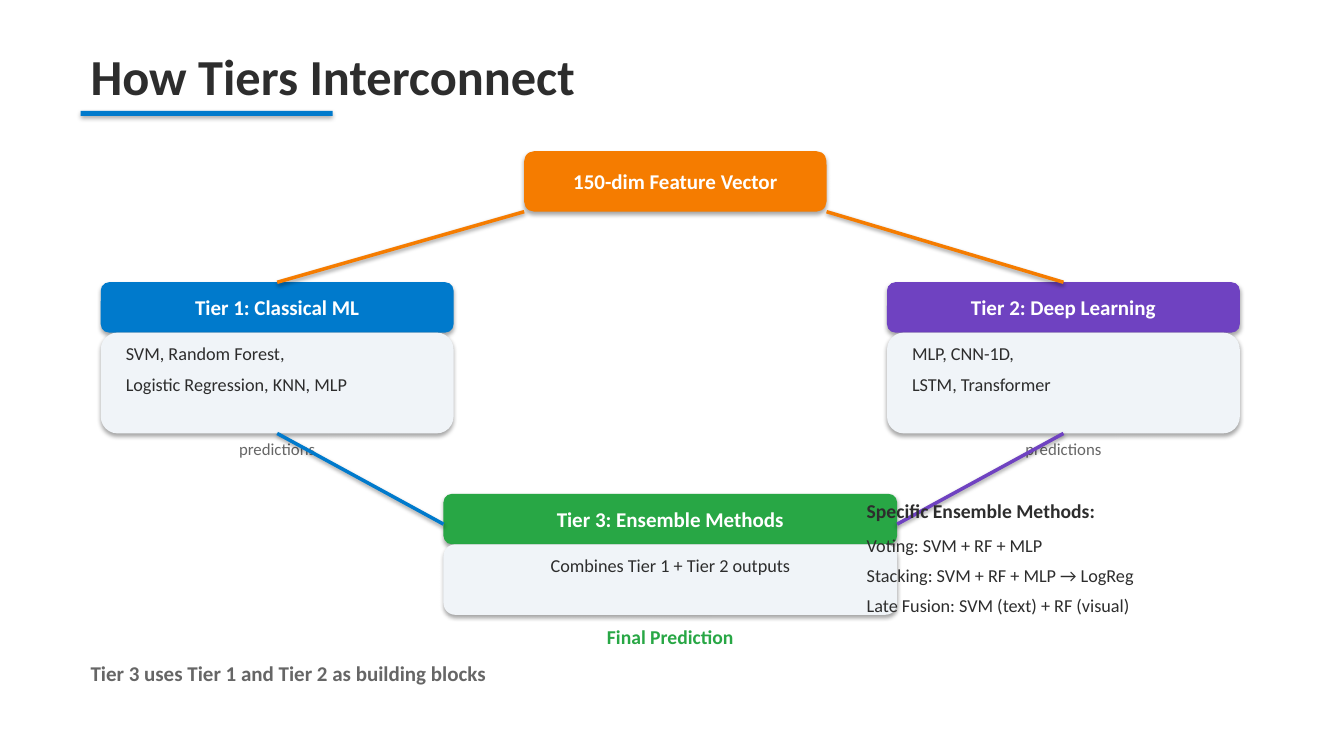
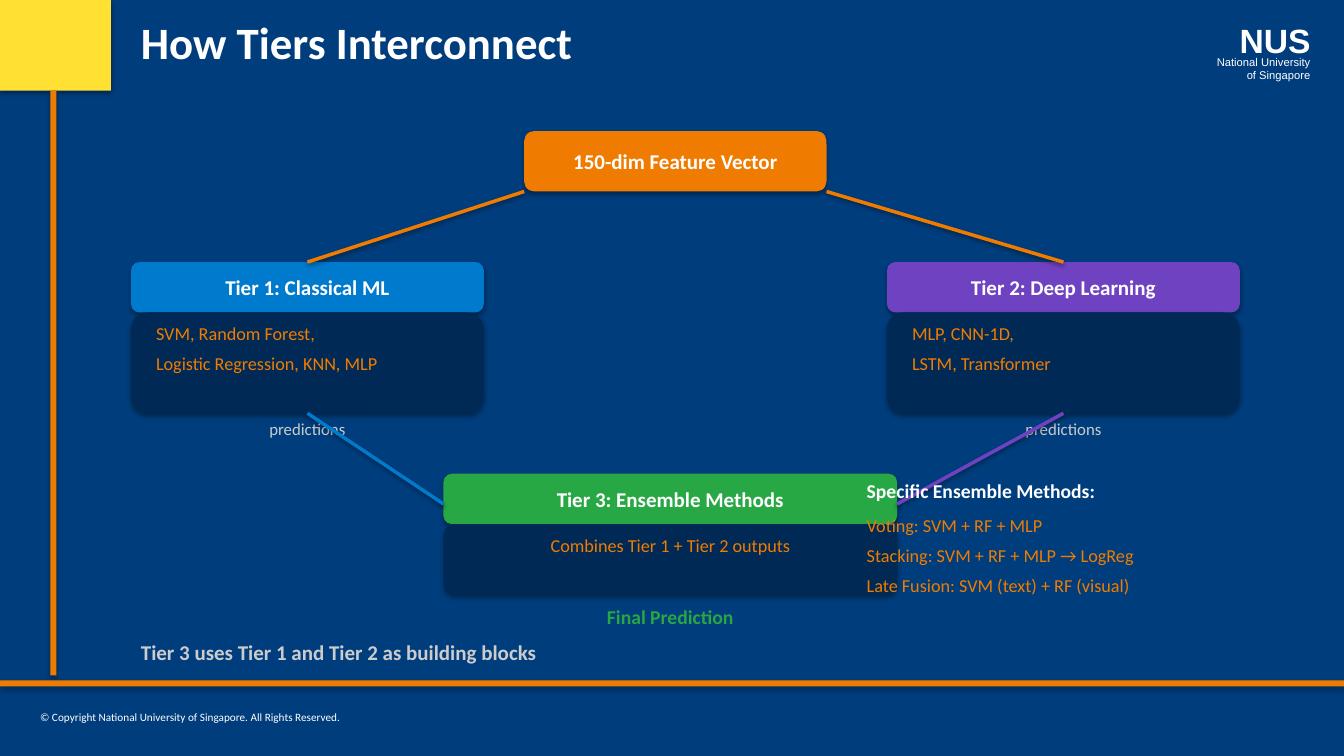
Before and after one commit to laxmi1707/PatternRecognSystem-Video2Text, a slide deck: slide 3 of presentation/Video2Knowledge_Tier2_DeepLearning.pptx. Drawn at 1344x756 pixels with LibreOffice and Linux fonts; fonts in the diff are those of the drawing. Boxes give left, top, right and bottom in pixels: in the first picture for what was removed or moved away, otherwise in the second. Text is boxed around its words. In the diff, an @@ line names an element or a change of style, - is before the commit and + after.

Commit message:
feat: apply NUS ISS PowerPoint template to all presentations
- Add shared nus_iss_template.py with NUS official colors, slide layouts
- Update all 12 create_*.py scripts to use NUS ISS branding
- Navy blue background, orange text, sidebar decoration, NUS logo, footer

```diff
--- a/presentation/Video2Knowledge_Tier2_DeepLearning.pptx
+++ b/presentation/Video2Knowledge_Tier2_DeepLearning.pptx
@@ background #FFFFFF to #003D7C @@
@@ rectangle added at [0,0,111,91], fill #FFE033 @@
@@ text "How Tiers Interconnect": place and size @@
-text "How Tiers Interconnect" at [91,59,575,96]
+text "How Tiers Interconnect" at [141,27,572,60]
@@ text "How Tiers Interconnect" at [141,27,572,60]: size 36 to 32 pt, text colour #2D2D2D to #FFFFFF @@
@@ text added at [1240,29,1311,60], 24 pt, text #FFFFFF, bold @@
+NUS
@@ text added at [1217,58,1310,82], 8 pt, text #FFFFFF @@
+National University
+of Singapore
@@ rectangle added at [50,91,56,676], fill #EF7C00 @@
@@ rectangle removed at [81,111,333,116] @@
@@ rounded rectangle "150-dim Feature Vector" at [524,131,827,192]: fill #F57C00 to #EF7C00 @@
@@ line moved from (524, 212) - (277, 282) to (524, 192) - (308, 262) @@
@@ line (524, 192) - (308, 262): stroke #F57C00 2.5 pt to #EF7C00 2.5 pt @@
@@ 6 texts, 5 rounded rectangles, 2 lines: place and size @@
-6 texts, 5 rounded rectangles, 2 lines at [444,151,1240,644]
+6 texts, 5 rounded rectangles, 2 lines at [444,131,1240,624]
@@ line (827, 192) - (1064, 262): stroke #F57C00 2.5 pt to #EF7C00 2.5 pt @@
@@ 2 rounded rectangles, 2 texts: place and size @@
-2 rounded rectangles, 2 texts at [101,282,454,458]
+2 rounded rectangles, 2 texts at [131,262,484,439]
@@ fill #F0F4F8 to #002A55 in 3 elements at [444,524,897,595], [887,313,1240,413], [131,313,484,413] @@
@@ text colour #2D2D2D to #EF7C00 in 4 elements at [912,328,1051,372], [551,539,790,555], [867,517,1134,595], [156,327,378,373] @@
@@ line moved from (277, 434) - (444, 524) to (308, 413) - (444, 504) @@
@@ text "Specific Ensemble Methods:" at [867,482,1095,504]: text colour #2D2D2D to #FFFFFF @@
@@ text colour #666666 to #CCCCCC in 3 elements at [1025,421,1101,438], [269,421,345,439], [141,645,536,664] @@
@@ text "Tier 3 uses Tier 1 ...": place and size @@
-text "Tier 3 uses Tier 1 ..." at [91,666,486,685]
+text "Tier 3 uses Tier 1 ..." at [141,645,536,664]
@@ rectangle added at [0,681,1344,687], fill #EF7C00 @@
@@ text added at [52,713,340,723], 8 pt, text #FFFFFF @@
+© Copyright National University of Singapore. All Rights Reserved.
```
Also in this commit, not shown: 8 other slides changed, 24 other files.
